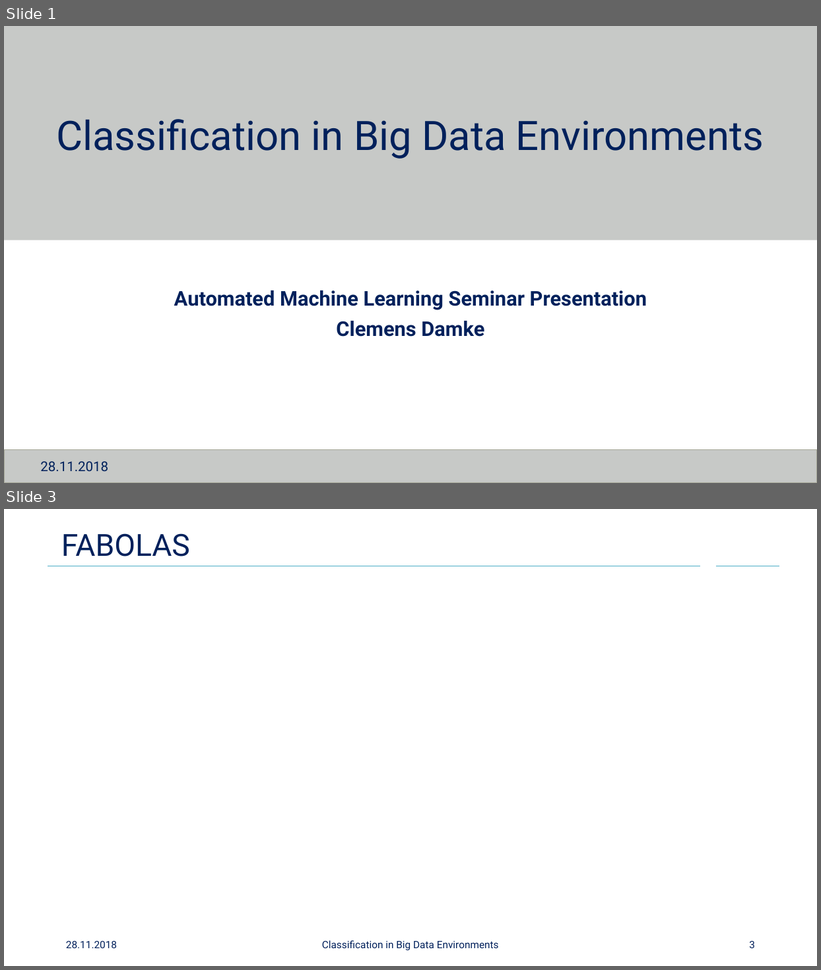
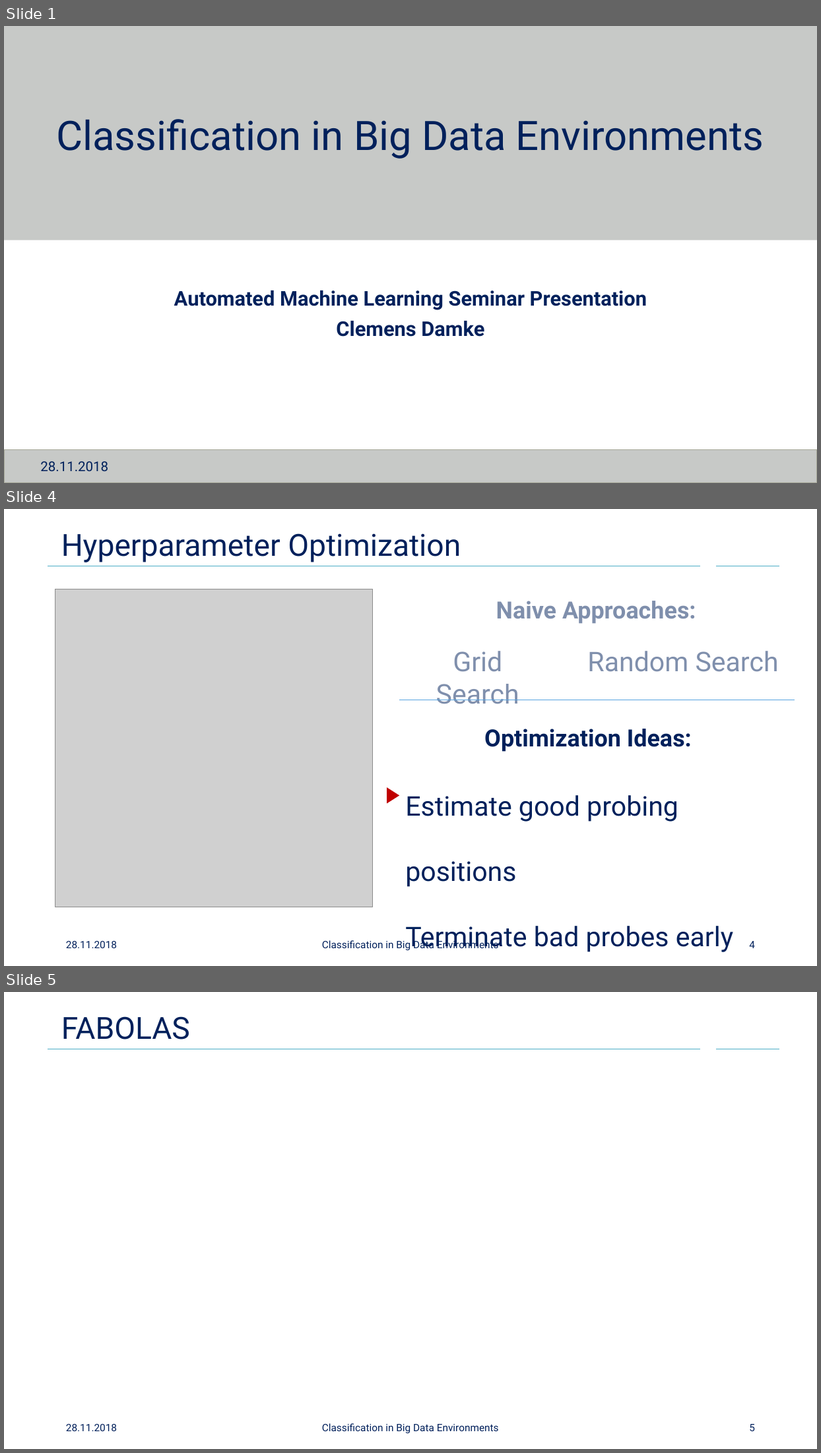
Before and after one commit to Cortys/aml-seminar, a slide deck: presentation/presentation.pptx. Shown one above the other, each under a label of ours: slides 1 and 3 before the commit, slides 1, 4 and 5 after it; the slides between them are not shown. The pictures are 821x970 and 821x1453 pixels, drawn with LibreOffice and Linux fonts; fonts in the diff are those of the drawing; grey boxes stand for pictures; background and template pictures are left out. Boxes give left, top, right and bottom in pixels: in the first picture for what was removed or moved away, otherwise in the second. Text is boxed around its words. In the diff, an @@ line names an element or a change of style, - is before the commit and + after.

```diff
--- a/presentation/presentation.pptx
+++ b/presentation/presentation.pptx
@@ slide 4 added at [4,509,817,966], background #FFFFFF; not listed: 2 template elements that a slide beside it also shows @@
@@ title added at [61,533,461,562], 36 pt, text #00205B @@
+Hyperparameter Optimization
@@ picture added at [55,590,373,908] @@
@@ text added at [496,601,696,623], 28 pt, text #00205B at 50% opacity, bold @@
+Naive Approaches:
@@ text added at [436,651,519,704], 32 pt, text #00205B at 50% opacity @@
+Grid Search
@@ text added at [587,651,779,672], 32 pt, text #00205B at 50% opacity @@
+Random Search
@@ line added from (400, 700) to (795, 700), #56A3E0 0.5 pt @@
@@ text added at [484,729,692,752], 28 pt, text #00205B, bold @@
+Optimization Ideas:
@@ triangle added at [387,788,399,804], fill #C00000 @@
@@ text added at [405,795,733,953], 32 pt, text #00205B @@
+Estimate good probing positions
+Terminate bad probes early
@@ text added at [66,941,117,949], 12 pt, text #00205B @@
+28.11.2018
@@ text added at [322,940,499,951], 12 pt, text #00205B @@
+Classification in Big Data Environments
@@ page number added at [749,941,755,949], 12 pt, text #00205B @@
+4
@@ what was slide 3 is now slide 5 @@
@@ page number at [749,1424,755,1432]: text changed @@
-3
+5
```
Also in this commit, not shown: 1 slide changed, 4 other slides added, 6 other files.
